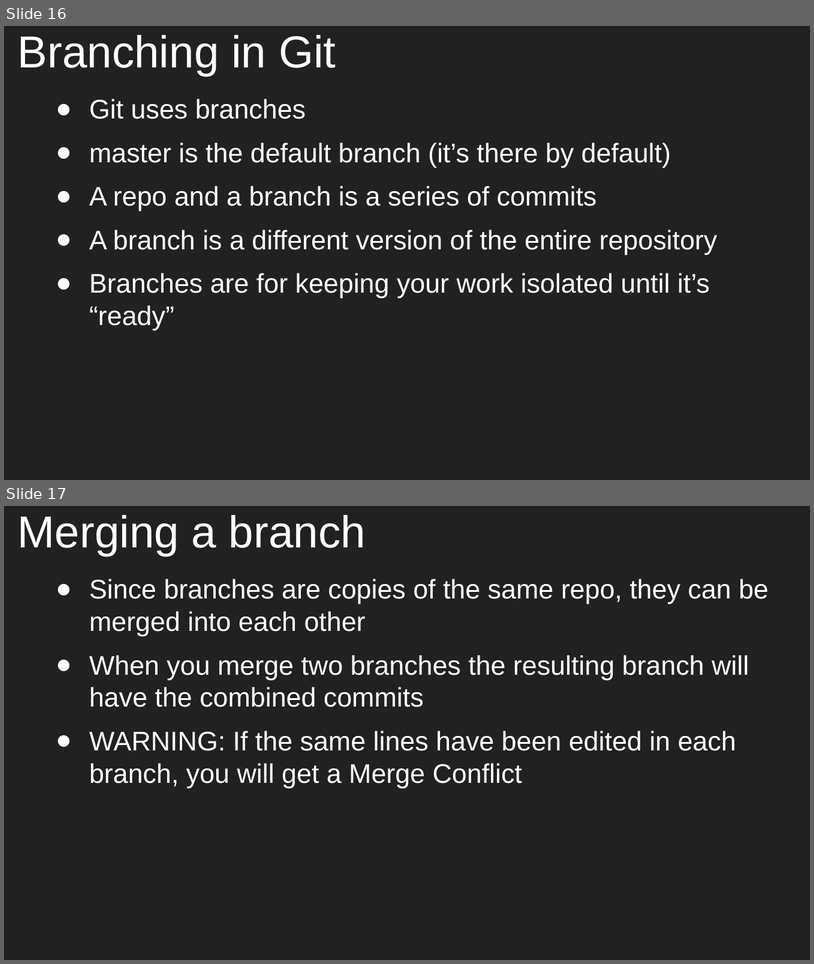
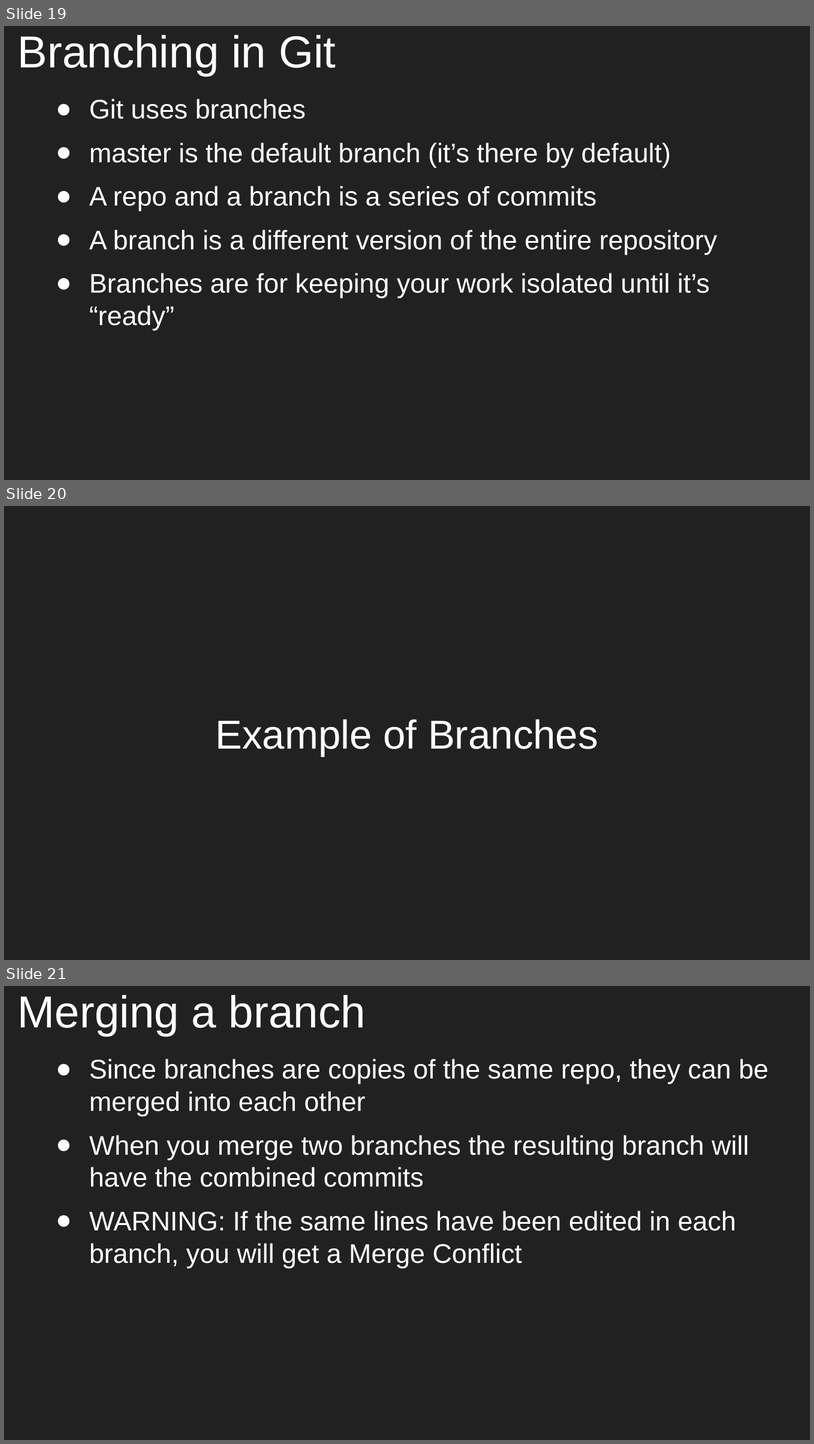
Before and after one commit to aleesham/lc101-unit2, a slide deck: slides/Unit 2 - LC 101 - Class 2.pptx. Shown one above the other, each under a label of ours: slides 16 and 17 before the commit, slides 19, 20 and 21 after it. The pictures are 814x964 and 814x1444 pixels, drawn with LibreOffice and Linux fonts; fonts in the diff are those of the drawing. Boxes give left, top, right and bottom in pixels: in the first picture for what was removed or moved away, otherwise in the second. Text is boxed around its words. In the diff, an @@ line names an element or a change of style, - is before the commit and + after.

```diff
--- a/slides/Unit 2 - LC 101 - Class 2.pptx
+++ b/slides/Unit 2 - LC 101 - Class 2.pptx
@@ slide 20 added at [4,506,810,960], background #212121 @@
@@ title added at [216,719,599,756], 36 pt, text #FFFFFF @@
+Example of Branches
@@ what was slide 16 is now slide 19 @@
@@ what was slide 17 is now slide 21 @@
```
Also in this commit, not shown: 4 slides changed, 3 other slides added, 2 other files.
